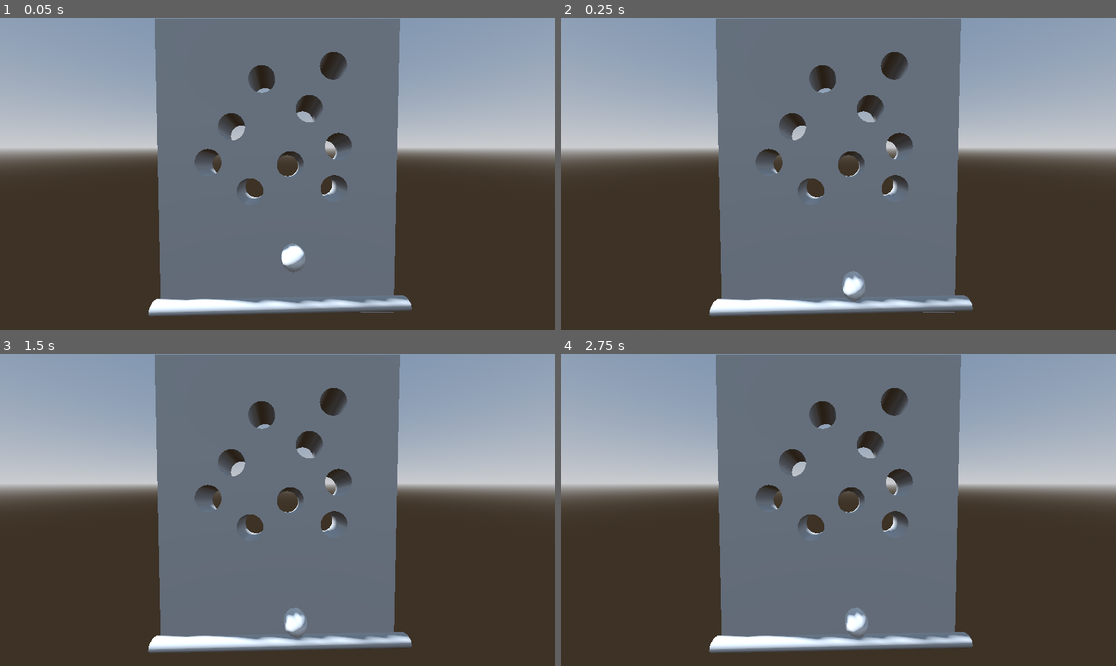
Above: before the commit, frames 1-4 (two rows, left to right).
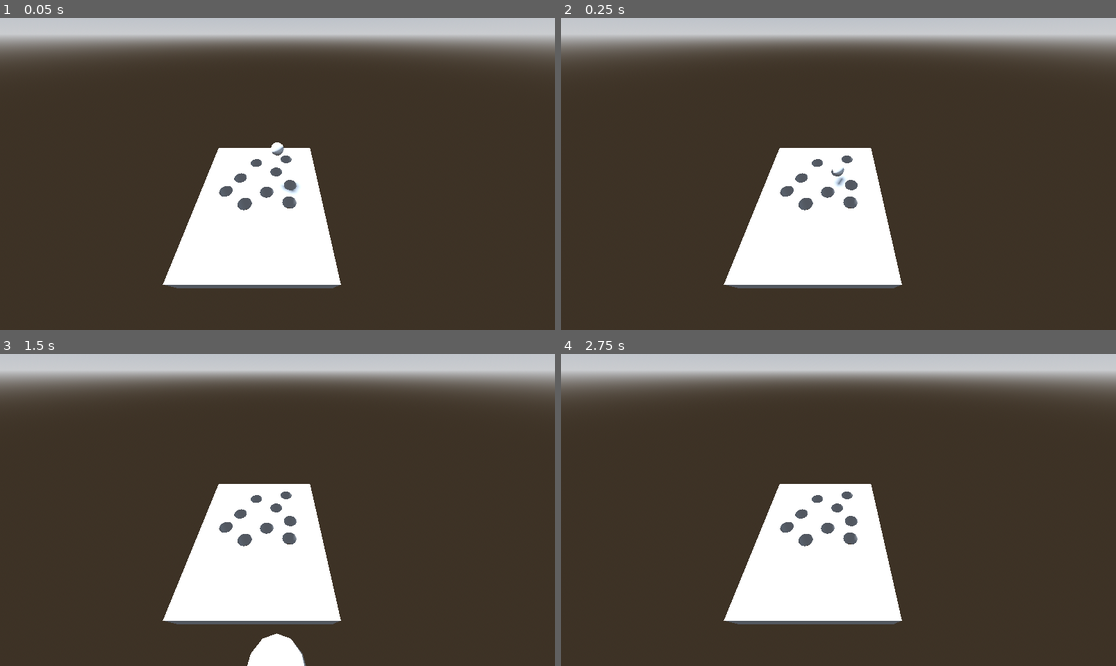
Above: after the commit, the same moments.

Repository: theconmen/ice-cold-beer
Game: Godot game, scene res://root.tscn
The game is run twice, just before and just after one commit, with the same random seed, the same clock (stepped at 60 frames per second) and the same inputs.
Inputs:
- Up to frame 1 (0.05 s): no input
- Up to frame 2 (0.25 s): no input
- Up to frame 3 (1.5 s): no input
- Up to frame 4 (2.75 s): tap Enter at 2 s

The runs differ from the first frame. In frame 1, 65% of the frame differs, in the area x 0-100%, y 0-96%; in frame 2, 65%; in frame 3, 66%, in the area x 0-100%, y 0-100%; in frame 4, 65%.

Commit message:
Testing physics collisions

Diff:
--- /dev/null
+++ b/camera_3d.gd
@@ -0,0 +1,5 @@
+extends Camera3D
+
+#position = -0.44, 1.882, 0.002
+#rotation = -9.8, -90, 0.0
+#FOV = 90.6
--- /dev/null
+++ b/game_board.gd
@@ -0,0 +1,5 @@
+extends CSGCombiner3D
+
+
+func _physics_process(delta: float) -> void:
+	self.use_collision = true
--- a/root.tscn
+++ b/root.tscn
@@ -1,4 +1,7 @@
-[gd_scene load_steps=8 format=3 uid="uid://c4ktdaw50xfjp"]
+[gd_scene load_steps=10 format=3 uid="uid://c4ktdaw50xfjp"]
+
+[ext_resource type="Script" uid="uid://dcrkeho0w7ocl" path="res://camera_3d.gd" id="1_pq8q7"]
+[ext_resource type="Script" uid="uid://ds2yavihudyce" path="res://game_board.gd" id="2_pyidc"]
 
 [sub_resource type="ProceduralSkyMaterial" id="ProceduralSkyMaterial_vho56"]
 sky_horizon_color = Color(0.662243, 0.671743, 0.686743, 1)
@@ -28,8 +31,9 @@
 [node name="World" type="Node3D" parent="."]
 
 [node name="Camera3D" type="Camera3D" parent="World"]
-transform = Transform3D(-4.37114e-08, 0.170209, -0.985408, 0, 0.985408, 0.170209, 1, 7.44009e-09, -4.30735e-08, -0.439771, 1.88249, 0.00197294)
+transform = Transform3D(-3.6908e-08, 0.671681, -0.74084, 2.34198e-08, 0.74084, 0.671681, 1, 7.44007e-09, -4.30736e-08, 7.1464, 1.39216, 0.198849)
 fov = 90.6256
+script = ExtResource("1_pq8q7")
 
 [node name="DirectionalLight3D" type="DirectionalLight3D" parent="World"]
 transform = Transform3D(-0.866023, -0.433016, 0.250001, 0, 0.499998, 0.866027, -0.500003, 0.749999, -0.43301, 0, 0, 0)
@@ -51,6 +55,19 @@
 transform = Transform3D(0.137, 0, 0, 0, 0.137, 0, 0, 0, 0.137, -0.24, 1.254, 0.137)
 shape = SubResource("SphereShape3D_vho56")
 
+[node name="TestBall" type="RigidBody3D" parent="."]
+transform = Transform3D(1, 0, 0, 0, 1, 0, 0, 0, 1, 8.30826, 0.207727, -0.204716)
+mass = 0.155
+physics_material_override = SubResource("PhysicsMaterial_vho56")
+
+[node name="CSGSphere3D" type="CSGSphere3D" parent="TestBall"]
+transform = Transform3D(0.14, 0, 0, 0, 0.131, 0, 0, 0, 0.131, 0.152369, 0.339749, 0.401858)
+material = SubResource("StandardMaterial3D_vho56")
+
+[node name="CollisionShape3D" type="CollisionShape3D" parent="TestBall"]
+transform = Transform3D(0.137, 0, 0, 0, 0.137, 0, 0, 0, 0.137, -0.24, 1.254, 0.137)
+shape = SubResource("SphereShape3D_vho56")
+
 [node name="Bar" type="RigidBody3D" parent="."]
 transform = Transform3D(1, 0, 0, 0, 1, 0, 0, 0, 1, 0.00802624, 0.00398338, 0.000215888)
 mass = 100.0
@@ -69,6 +86,7 @@
 transform = Transform3D(1, 0, 0, 0, 1, 0, 0, 0, 1, 0.0323042, 0.0238165, -0.0232814)
 operation = 2
 use_collision = true
+script = ExtResource("2_pyidc")
 
 [node name="MainGame" type="CSGBox3D" parent="GameBoard"]
 transform = Transform3D(0.995801, 0.152253, 0, -0.143497, 1.05656, 0, 0, 0, 1.00609, 0.529782, 1.71499, 0.0241716)
@@ -138,3 +156,78 @@
 radius = 0.0776367
 height = 0.668335
 sides = 24
+
+[node name="testgameboard" type="CSGCombiner3D" parent="."]
+transform = Transform3D(0.238533, 0.971134, 0, -0.971134, 0.238533, 0, 0, 0, 1, 6.51562, 0.0238165, -0.0232814)
+operation = 2
+use_collision = true
+script = ExtResource("2_pyidc")
+
+[node name="MainGame" type="CSGBox3D" parent="testgameboard"]
+transform = Transform3D(0.995801, 0.152253, 0, -0.143497, 1.05656, 0, 0, 0, 1.00609, 0.529782, 1.71499, 0.0241716)
+use_collision = true
+size = Vector3(0.245667, 1.58056, 1.36732)
+
+[node name="Hole1" type="CSGCylinder3D" parent="testgameboard"]
+transform = Transform3D(-0.142629, 0.989776, 0, -0.98977, -0.142628, -0.00349065, -0.00345496, -0.000497868, 0.999994, 0.602228, 2.22256, -0.064284)
+operation = 2
+use_collision = true
+radius = 0.0776367
+height = 0.668335
+sides = 24
+
+[node name="Hole2" type="CSGCylinder3D" parent="testgameboard"]
+transform = Transform3D(-0.142629, 0.989776, 0, -0.98977, -0.142628, -0.00349065, -0.00345496, -0.000497868, 0.999994, 0.5647, 2.30222, 0.341926)
+operation = 2
+radius = 0.0776367
+height = 0.668335
+sides = 24
+
+[node name="Hole3" type="CSGCylinder3D" parent="testgameboard"]
+transform = Transform3D(-0.142629, 0.989776, 0, -0.989776, -0.142629, 0, 0, 0, 1, 0.538042, 2.06391, 0.206761)
+operation = 2
+radius = 0.0776367
+height = 0.668335
+sides = 24
+
+[node name="Hole4" type="CSGCylinder3D" parent="testgameboard"]
+transform = Transform3D(-0.142629, 0.989776, 0, -0.98977, -0.142628, -0.00349065, -0.00345496, -0.000497868, 0.999994, 0.52913, 1.96181, -0.237839)
+operation = 2
+radius = 0.0776367
+height = 0.668335
+sides = 24
+
+[node name="Hole5" type="CSGCylinder3D" parent="testgameboard"]
+transform = Transform3D(-0.142629, 0.989776, 0, -0.98977, -0.142628, -0.00349065, -0.00345496, -0.000497868, 0.999994, 0.436924, 1.61757, 0.352642)
+operation = 2
+radius = 0.0776367
+height = 0.668335
+sides = 24
+
+[node name="Hole6" type="CSGCylinder3D" parent="testgameboard"]
+transform = Transform3D(-0.142629, 0.989776, 0, -0.98977, -0.142628, -0.00349065, -0.00345496, -0.000497868, 0.999994, 0.497764, 1.74856, 0.0986901)
+operation = 2
+radius = 0.0776367
+height = 0.668335
+sides = 24
+
+[node name="Hole7" type="CSGCylinder3D" parent="testgameboard"]
+transform = Transform3D(-0.142629, 0.989776, 0, -0.98977, -0.142628, -0.00349065, -0.00345496, -0.000497868, 0.999994, 0.499442, 1.85308, 0.374637)
+operation = 2
+radius = 0.0776367
+height = 0.668335
+sides = 24
+
+[node name="Hole8" type="CSGCylinder3D" parent="testgameboard"]
+transform = Transform3D(-0.142629, 0.989776, 0, -0.98977, -0.142628, -0.00349065, -0.00345496, -0.000497868, 0.999994, 0.479862, 1.59381, -0.133414)
+operation = 2
+radius = 0.0776367
+height = 0.668335
+sides = 24
+
+[node name="Hole9" type="CSGCylinder3D" parent="testgameboard"]
+transform = Transform3D(-0.142629, 0.989776, 0, -0.98977, -0.142628, -0.00349065, -0.00345496, -0.000497868, 0.999994, 0.516847, 1.75818, -0.374138)
+operation = 2
+radius = 0.0776367
+height = 0.668335
+sides = 24
Not shown, added: camera_3d.gd.uid
Not shown, added: game_board.gd.uid
